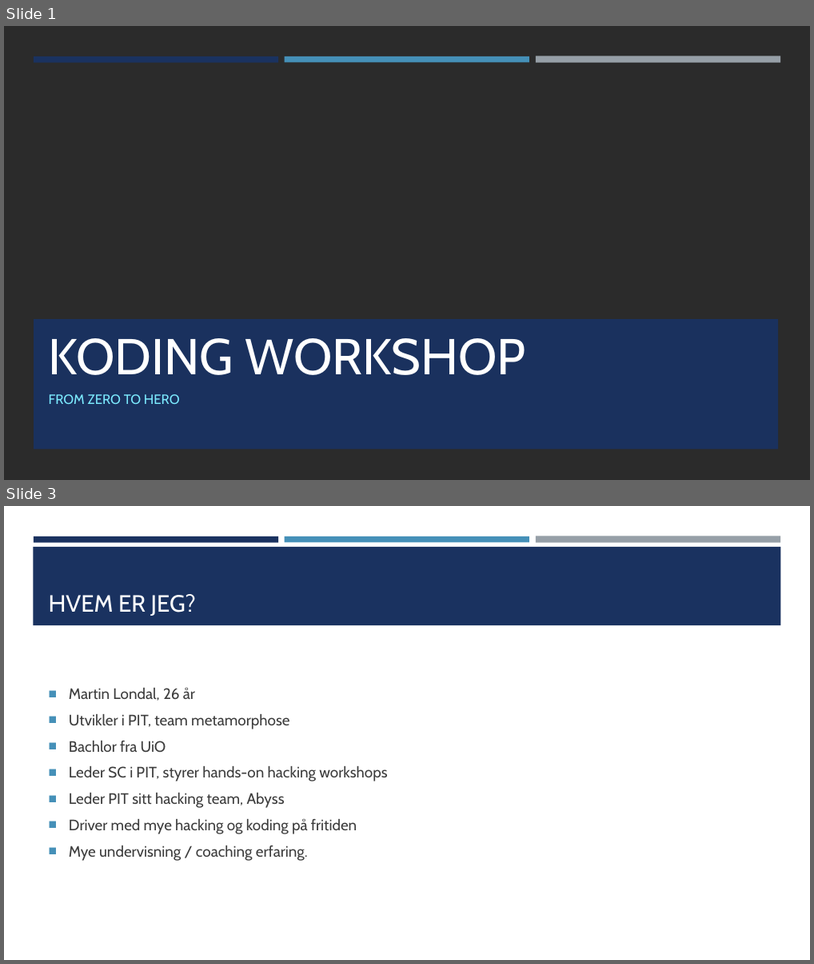
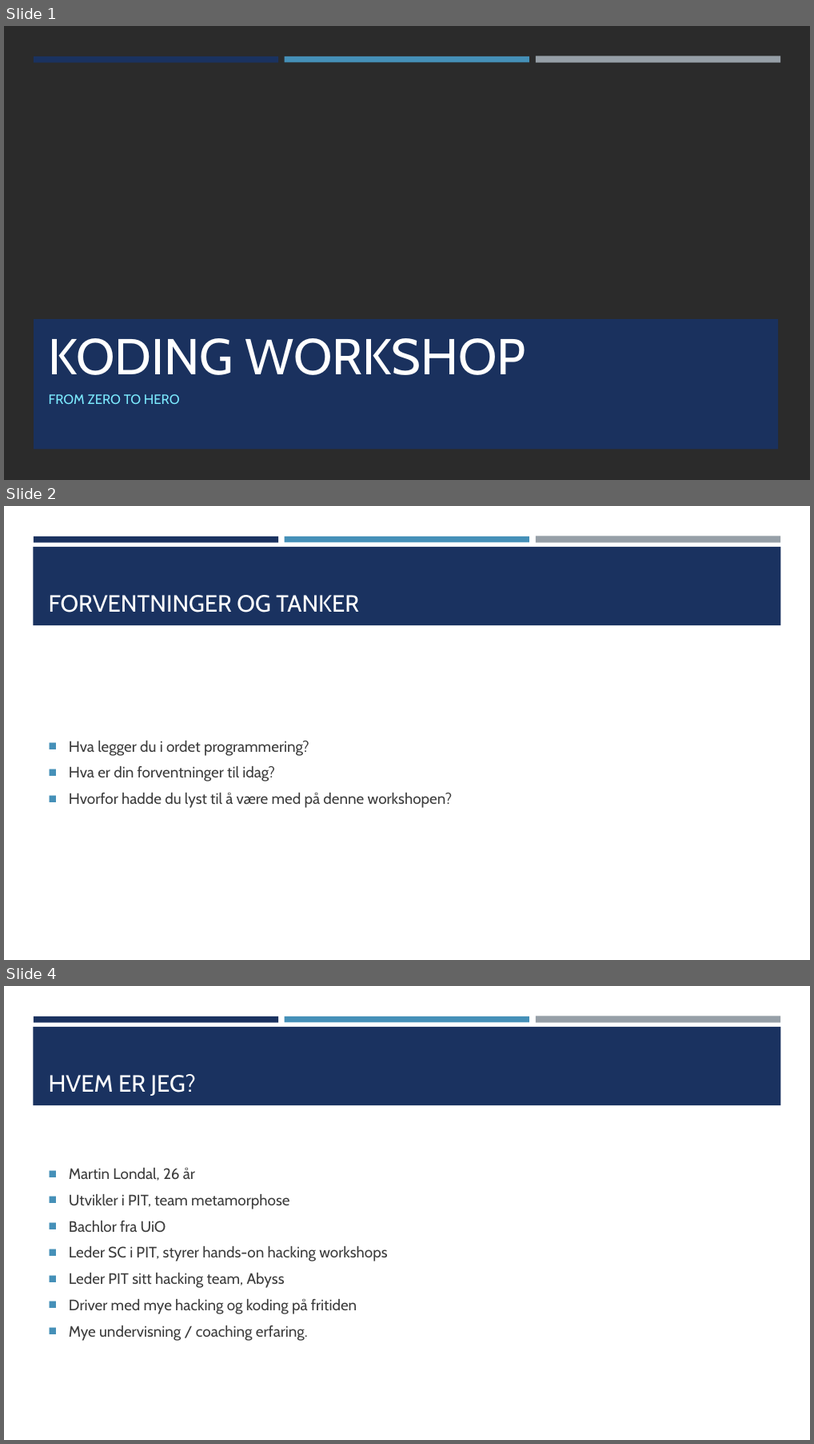
Before and after one commit to TheCodeAddiction/Learn-Python-Workshop, a slide deck: koding workshop powerpoint.pptx. Shown one above the other, each under a label of ours: slides 1 and 3 before the commit, slides 1, 2 and 4 after it; the slides between them are not shown. The pictures are 814x964 and 814x1444 pixels, drawn with LibreOffice and Linux fonts; fonts in the diff are those of the drawing; background and template pictures are left out; a plain dark background stands for a picture behind light text. Boxes give left, top, right and bottom in pixels: in the first picture for what was removed or moved away, otherwise in the second. Text is boxed around its words. In the diff, an @@ line names an element or a change of style, - is before the commit and + after.

```diff
--- a/koding workshop powerpoint.pptx
+++ b/koding workshop powerpoint.pptx
@@ slide 2 added at (4,506,810,960), background #FFFFFF; not listed: 4 template elements that a slide beside it also shows @@
@@ title added at (49,595,359,612), 28 pt, text #FFFFFF @@
+FORVENTNINGER OG TANKER
@@ text added at (69,740,453,808), 18 pt, text #3D3D3D @@
+■ Hva legger du i ordet programmering?
+■ Hva er din forventninger til idag?
+■ Hvorfor hadde du lyst til å være med på denne workshopen?
@@ what was slide 3 is now slide 4 @@
```
Also in this commit, not shown: 2 slides changed, 5 other slides added, 2 other files.
